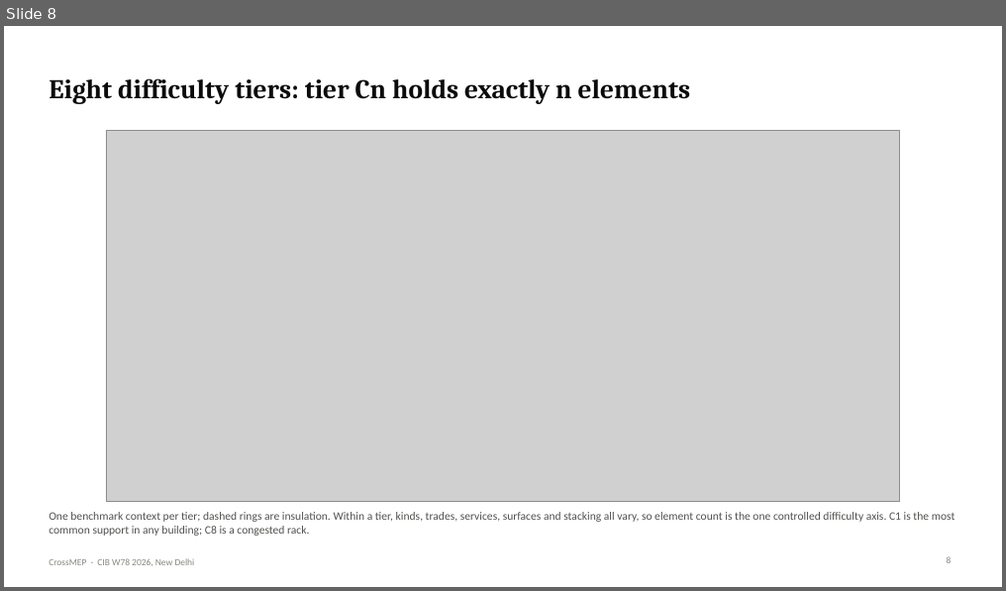
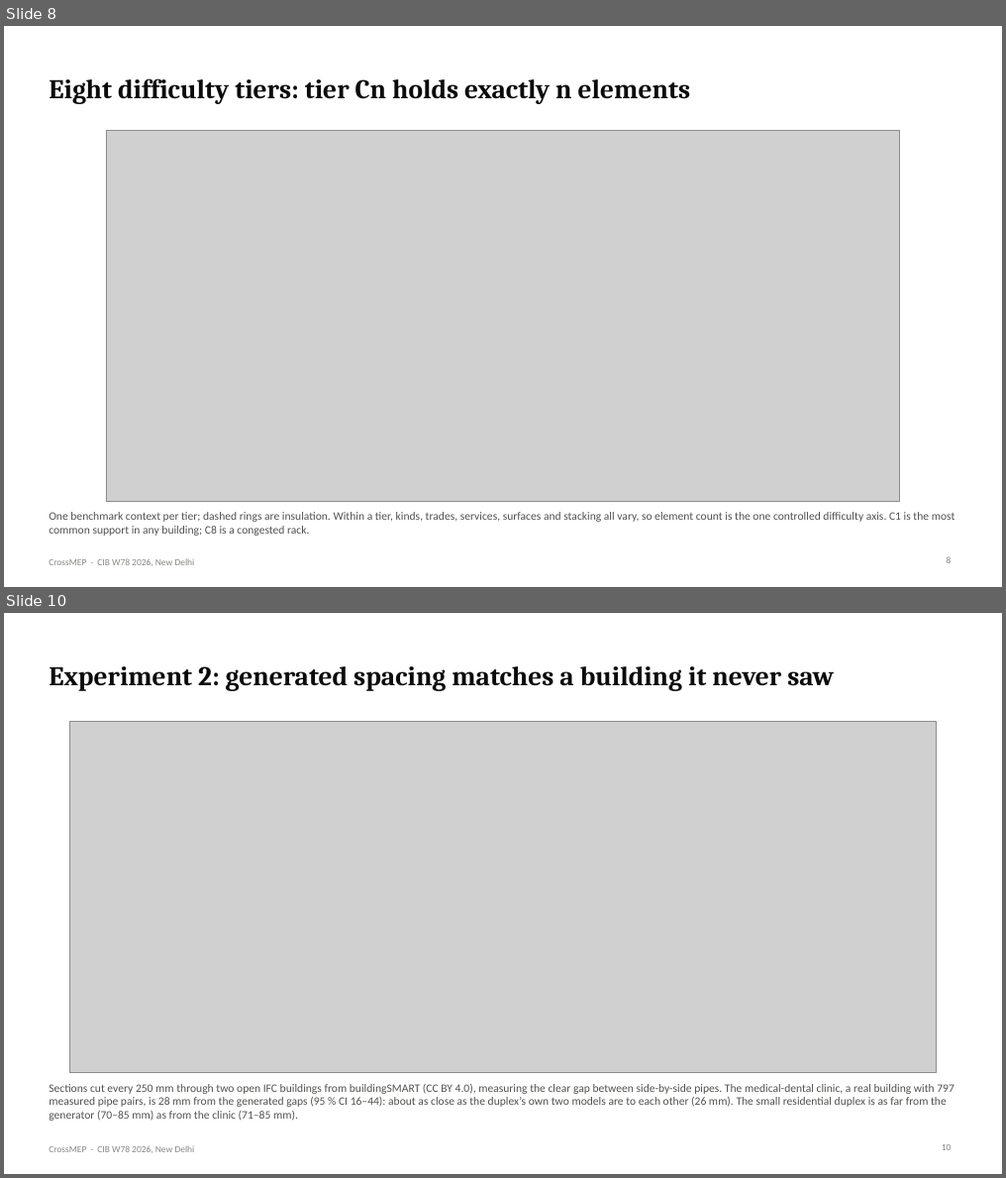
Before and after one commit to lavinia-ped/CrossMEP_Dataset, a slide deck: docs/CrossMEP_CIBW78_talk.pptx. Shown one above the other, each under a label of ours: slide 8 before the commit, slides 8 and 10 after it; the slides between them are not shown. The pictures are 1006x591 and 1006x1178 pixels, drawn with LibreOffice and Linux fonts; fonts in the diff are those of the drawing; grey boxes stand for pictures. Boxes give left, top, right and bottom in pixels: in the first picture for what was removed or moved away, otherwise in the second. Text is boxed around its words. In the diff, an @@ line names an element or a change of style, - is before the commit and + after.

```diff
--- a/docs/CrossMEP_CIBW78_talk.pptx
+++ b/docs/CrossMEP_CIBW78_talk.pptx
@@ slide 10 added at [4, 613, 1002, 1174], background #FFFFFF; not listed: 1 template element that a slide beside it also shows @@
@@ title added at [49, 666, 834, 691], 26 pt, text #0B0B0B, bold @@
+Experiment 2: generated spacing matches a building it never saw
@@ picture added at [69, 722, 937, 1073] @@
@@ text added at [49, 1084, 954, 1121], 11 pt, text #52514E @@
+Sections cut every 250 mm through two open IFC buildings from buildingSMART (CC BY 4.0), measuring the clear gap between side-by-side pipes. The medical-dental clinic, a real building with 797 measured pipe pairs, is 28 mm from the generated gaps (95 % CI 16–44): about as close as the duplex’s own two models are to each other (26 mm). The small residential duplex is as far from the generator (70–85 mm) as from the clinic (71–85 mm).
@@ page number added at [942, 1145, 951, 1151], 9 pt, text #898781 @@
+10
```
Also in this commit, not shown: 4 slides changed, 2 other slides added, 2 slides removed, 32 other files.
